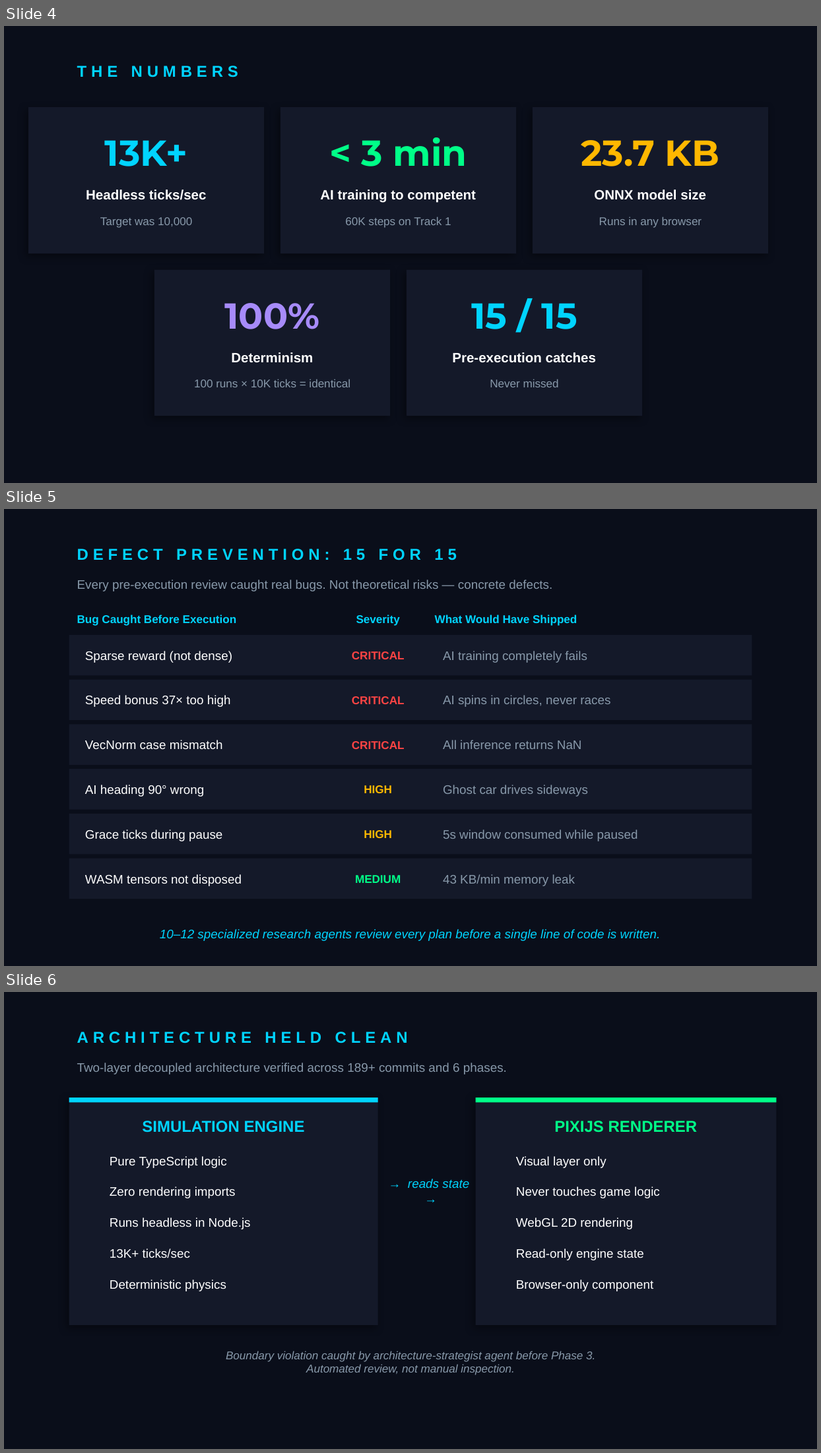
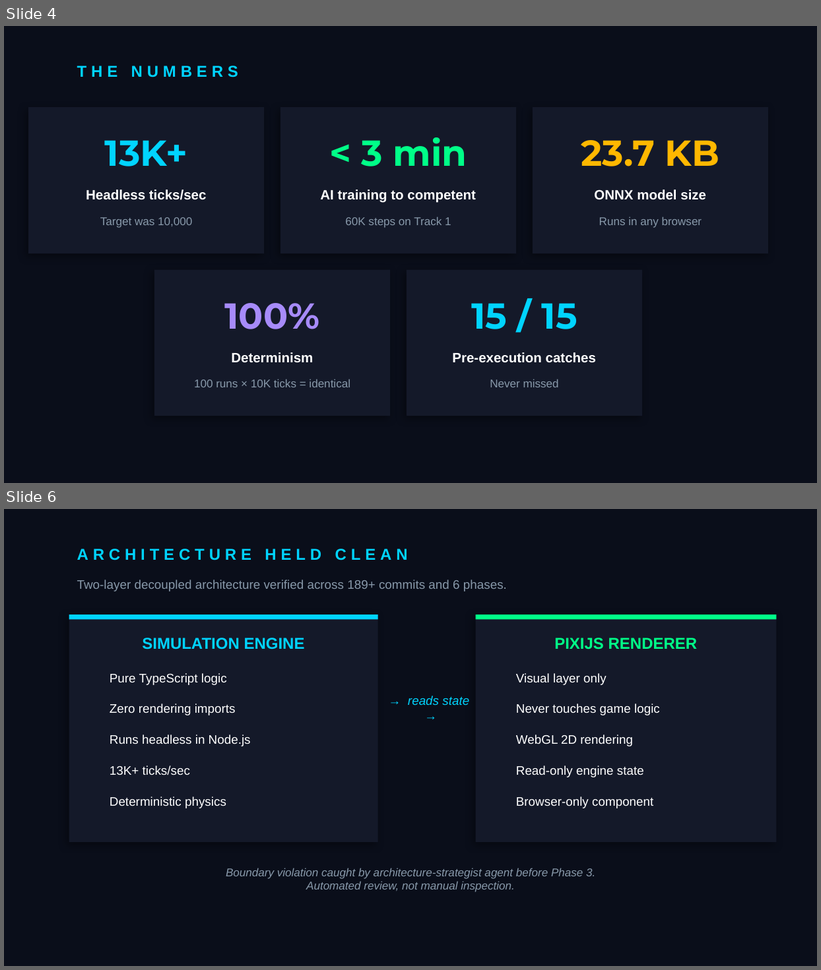
Before and after one commit to mbriggsy/ai-learning-journey, a slide deck: projects/top-down-racer-02/docs/summary/AI-Autonomy-Executive-Deck.pptx. Shown one above the other, each under a label of ours: slides 4, 5 and 6 before the commit, slides 4 and 6 after it; the slides between them are not shown. The pictures are 821x1453 and 821x970 pixels, drawn with LibreOffice and Linux fonts; fonts in the diff are those of the drawing. Boxes give left, top, right and bottom in pixels: in the first picture for what was removed or moved away, otherwise in the second. Text is boxed around its words. In the diff, an @@ line names an element or a change of style, - is before the commit and + after.

```diff
--- a/projects/top-down-racer-02/docs/summary/AI-Autonomy-Executive-Deck.pptx
+++ b/projects/top-down-racer-02/docs/summary/AI-Autonomy-Executive-Deck.pptx
@@ slide 5 removed at box(4, 509, 817, 966), background #0A0E1A @@
@@ text removed at box(77, 549, 457, 560) @@
-DEFECT PREVENTION: 15 FOR 15
@@ text removed at box(77, 580, 552, 591) @@
-Every pre-execution review caught real bugs. Not theoretical risks — concrete defects.
@@ text removed at box(77, 615, 237, 626) @@
-Bug Caught Before Execution
@@ text removed at box(356, 615, 400, 626) @@
-Severity
@@ text removed at box(435, 615, 577, 626) @@
-What Would Have Shipped
@@ rectangle removed at box(69, 635, 752, 676) @@
@@ text removed at box(85, 651, 232, 663) @@
-Sparse reward (not dense)
@@ text removed at box(352, 652, 405, 659) @@
-CRITICAL
@@ text removed at box(443, 651, 587, 663) @@
-AI training completely fails
@@ rectangle removed at box(69, 680, 752, 720) @@
@@ text removed at box(85, 695, 231, 707) @@
-Speed bonus 37× too high
@@ text removed at box(352, 696, 405, 704) @@
-CRITICAL
@@ text removed at box(443, 695, 611, 707) @@
-AI spins in circles, never races
@@ rectangle removed at box(69, 724, 752, 765) @@
@@ text removed at box(85, 740, 223, 749) @@
-VecNorm case mismatch
@@ text removed at box(352, 741, 405, 749) @@
-CRITICAL
@@ text removed at box(443, 740, 582, 749) @@
-All inference returns NaN
@@ rectangle removed at box(69, 769, 752, 810) @@
@@ text removed at box(85, 785, 204, 797) @@
-AI heading 90° wrong
@@ text removed at box(364, 786, 392, 793) @@
-HIGH
@@ text removed at box(443, 785, 588, 797) @@
-Ghost car drives sideways
@@ rectangle removed at box(69, 814, 752, 855) @@
@@ text removed at box(85, 830, 222, 842) @@
-Grace ticks during pause
@@ text removed at box(364, 830, 392, 838) @@
-HIGH
@@ text removed at box(443, 830, 638, 842) @@
-5s window consumed while paused
@@ rectangle removed at box(69, 859, 752, 899) @@
@@ text removed at box(85, 875, 242, 887) @@
-WASM tensors not disposed
@@ text removed at box(355, 875, 401, 883) @@
-MEDIUM
@@ text removed at box(443, 875, 576, 887) @@
-43 KB/min memory leak
@@ text removed at box(160, 929, 661, 941) @@
-10–12 specialized research agents review every plan before a single line of code is written.
```
Also in this commit, not shown: 3 slides changed, 1 slide added, 1 other file.
